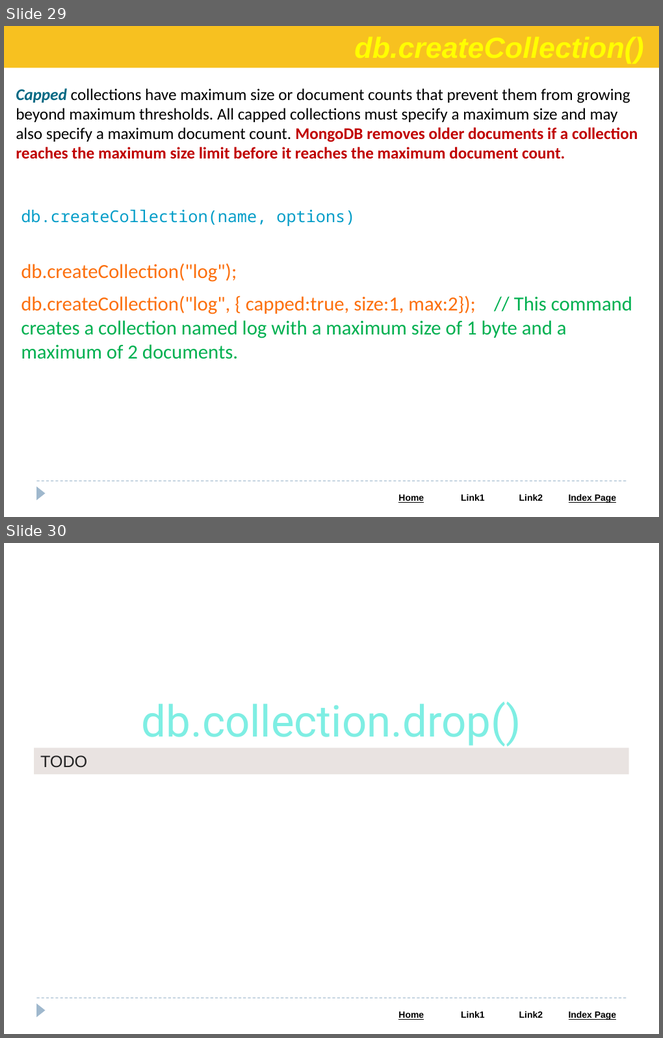
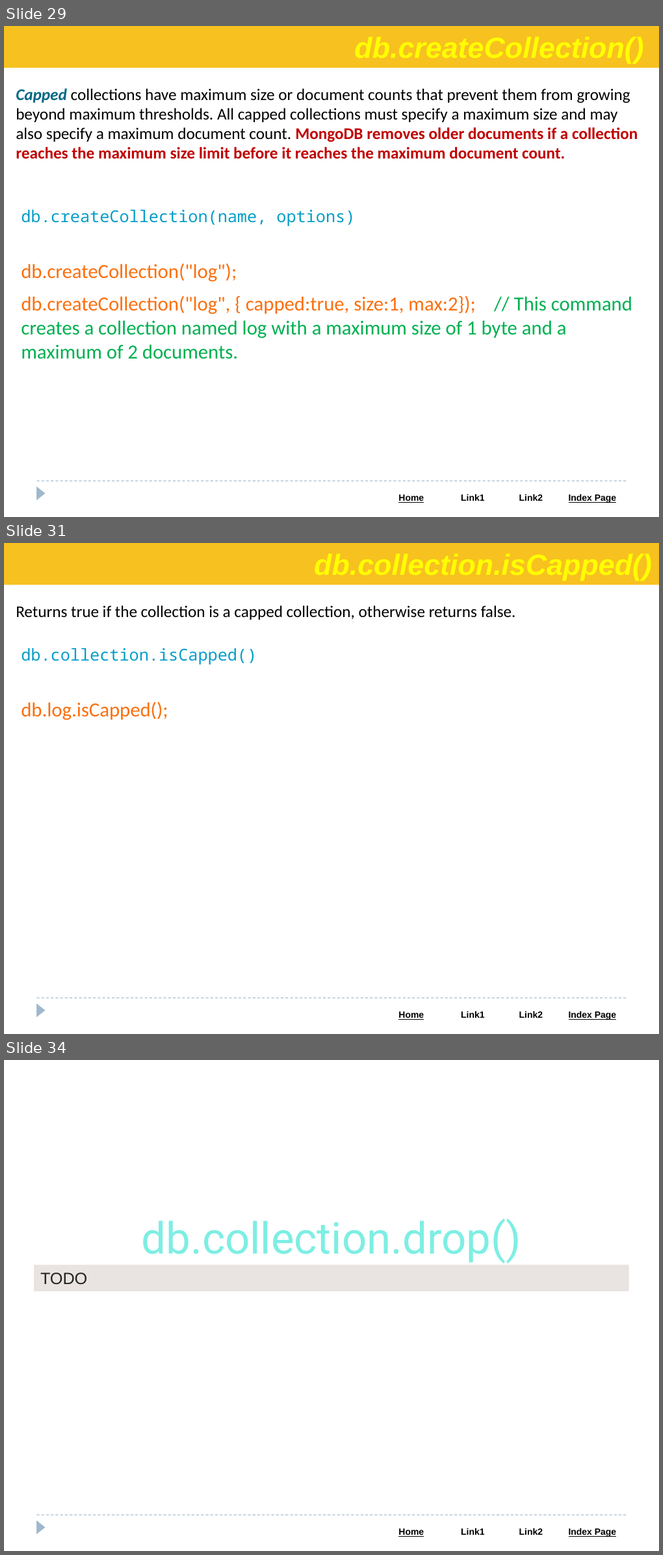
Before and after one commit to Saleel-Bagde/PPT-s, a slide deck: MongoDB PPT.pptx. Shown one above the other, each under a label of ours: slides 29 and 30 before the commit, slides 29, 31 and 34 after it; the slides between them are not shown. The pictures are 663x1038 and 663x1555 pixels, drawn with LibreOffice and Linux fonts; fonts in the diff are those of the drawing. Boxes give left, top, right and bottom in pixels: in the first picture for what was removed or moved away, otherwise in the second. Text is boxed around its words. In the diff, an @@ line names an element or a change of style, - is before the commit and + after.

```diff
--- a/MongoDB PPT.pptx
+++ b/MongoDB PPT.pptx
@@ slide 31 added at bbox=[4, 543, 659, 1034], background #FFFFFF; not listed: 3 template elements that a slide beside it also shows @@
@@ rectangle added at bbox=[4, 543, 659, 585], fill #F7C120 @@
@@ text added at bbox=[16, 605, 516, 620], 18 pt, text #000000 @@
+Returns true if the collection is a capped collection, otherwise returns false.
@@ text added at bbox=[21, 648, 257, 665], 18 pt, text #049DC8 @@
+db.collection.isCapped()
@@ text added at bbox=[21, 702, 168, 720], 22 pt, text #FC6F0D @@
+db.log.isCapped();
@@ what was slide 30 is now slide 34 @@
```
Also in this commit, not shown: 3 other slides added.
